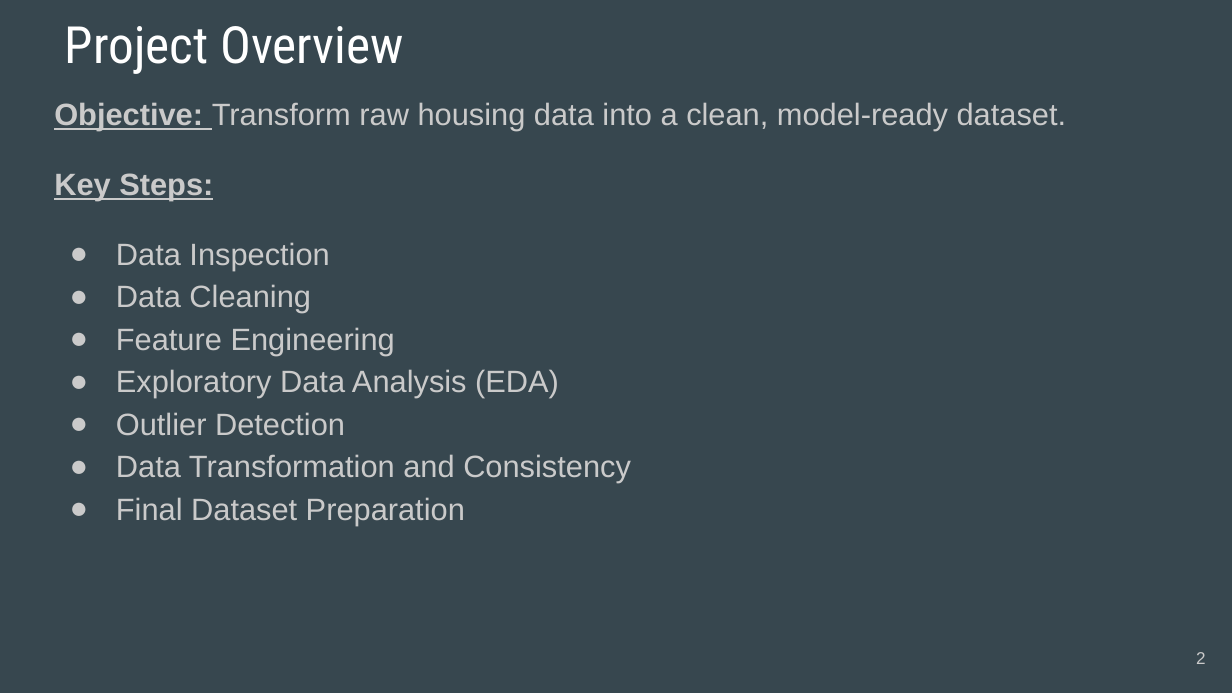
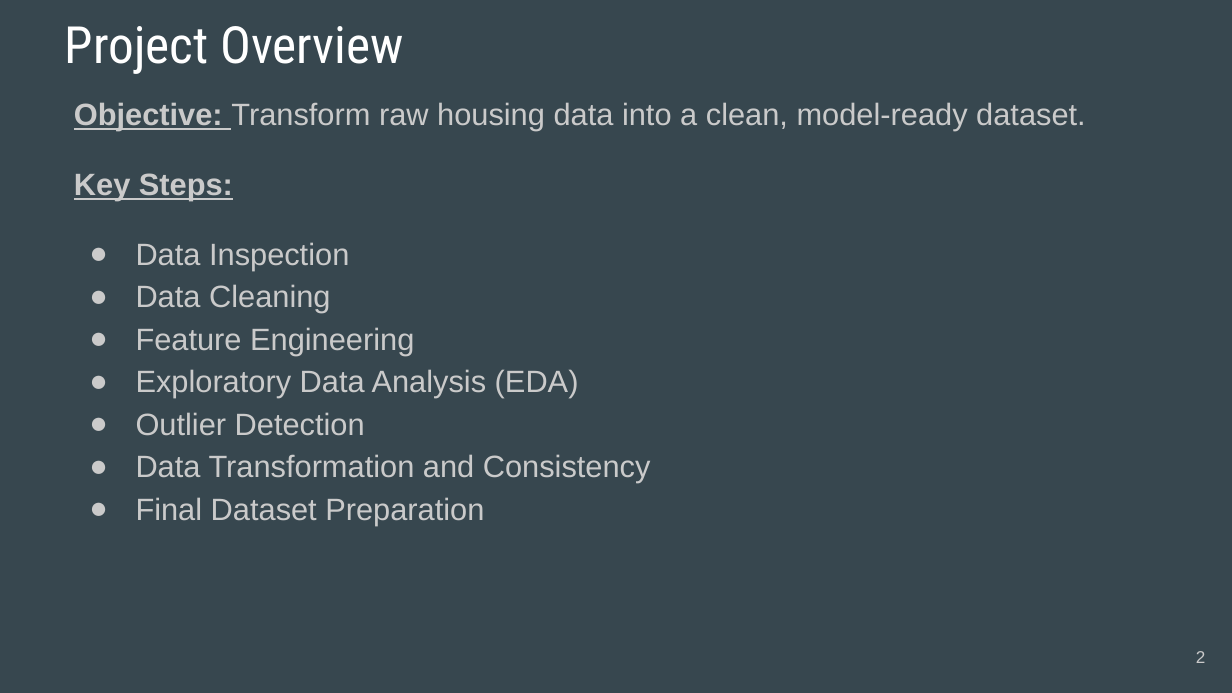
Before and after one commit to NyoYoAB/housingData_EDA, a slide deck: slide 2 of eda_presentation.pptx. Drawn at 1232x693 pixels with LibreOffice and Linux fonts; fonts in the diff are those of the drawing. Boxes give left, top, right and bottom in pixels: in the first picture for what was removed or moved away, otherwise in the second. Text is boxed around its words. In the diff, an @@ line names an element or a change of style, - is before the commit and + after.

Commit message:
Adding a project summary

```diff
--- a/eda_presentation.pptx
+++ b/eda_presentation.pptx
@@ text "Objective: Transform raw housing data ...": place and size @@
-text "Objective: Transform raw housing data ..." at [54,102,1067,526]
+text "Objective: Transform raw housing data ..." at [74,102,1086,526]
```
Also in this commit, not shown: 4 other slides changed, 2 other files.
